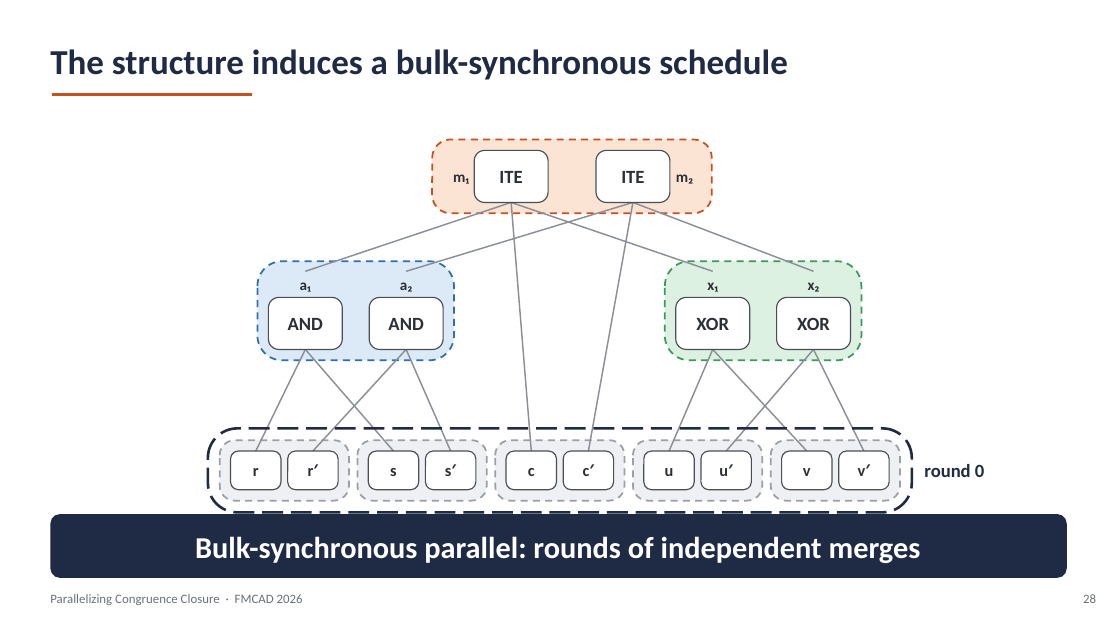
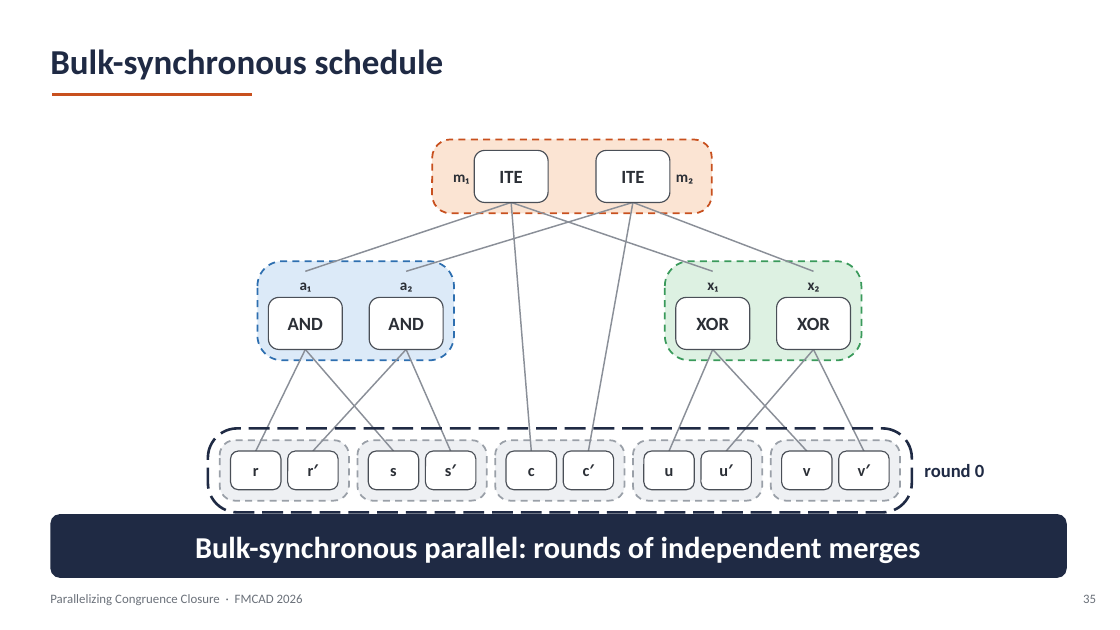
Before and after one commit to amarshah1/parallelcc-paper, a slide deck: slide 35 of slides/parallelcc-part1.pptx (slide 28 before the commit). Drawn at 1120x630 pixels with LibreOffice and Linux fonts; fonts in the diff are those of the drawing. Boxes give left, top, right and bottom in pixels: in the first picture for what was removed or moved away, otherwise in the second. Text is boxed around its words. In the diff, an @@ line names an element or a change of style, - is before the commit and + after.

```diff
--- a/slides/parallelcc-part1.pptx
+++ b/slides/parallelcc-part1.pptx
@@ text at (50,49,444,80): text changed @@
-The structure induces a bulk-synchronous schedule
+Bulk-synchronous schedule
@@ text at (1083,594,1096,603): text changed @@
-28
+35
```
Also in this commit, not shown: 32 other slides changed, 7 slides added, 1 other file.
